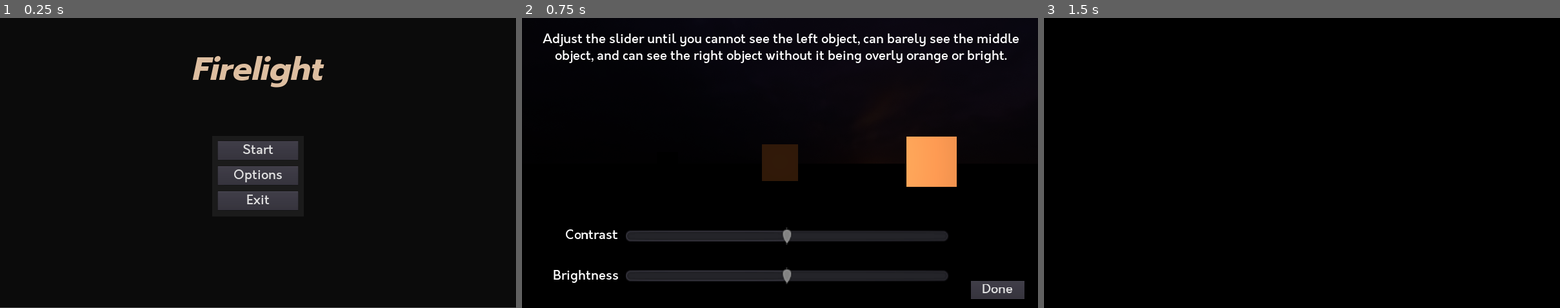
Above: before the commit, frames 1-3 (left to right).
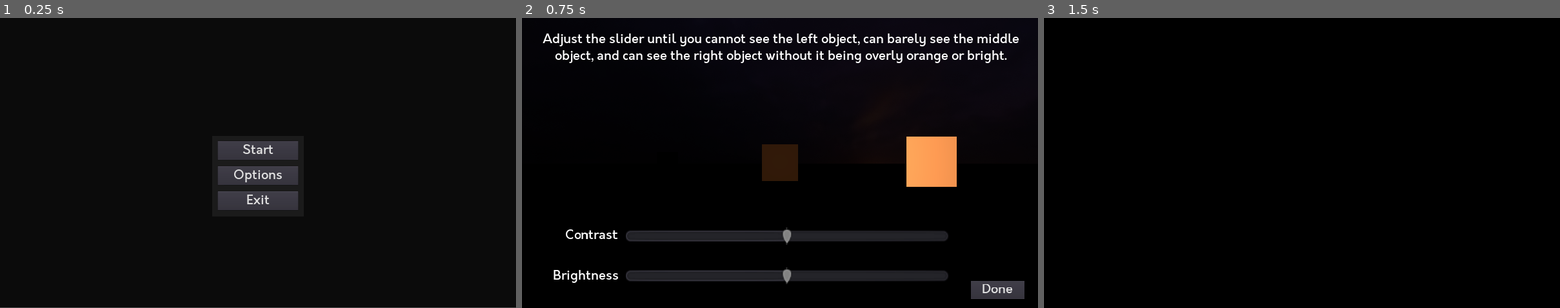
Above: after the commit, the same moments.

Repository: aozero/INTD450-Game
Game: Godot game, scene res://Scenes/Menus/MainMenu.tscn
Two runs of this game, one before a commit and one after it. Both use one fixed random seed, a clock stepped at 60 frames per second and the inputs below. The engine's default icon, where the game draws it, is replaced by a stand-in: a white triangle on a blue panel in a dark square. Sound files missing from this copy of the repository are replaced by a short silence.
Inputs:
- Up to frame 1 (0.25 s): no input
- Up to frame 2 (0.75 s): click "Start" at 0.5 s
- Up to frame 3 (1.5 s): click "Done" at 1.25 s

The runs differ from the first frame. In frame 1, 1.2% of the frame differs, in the area x 37-63%, y 13-24%; in frame 2, nothing differs; in frame 3, nothing differs.

Commit message:
Hide main menu title for now

Diff:
--- a/Scenes/Menus/MainMenu.tscn
+++ b/Scenes/Menus/MainMenu.tscn
@@ -22,7 +22,7 @@
 font_data = ExtResource( 3 )
 _sections_unfolded = [ "Settings" ]
 
-[node name="MainMenu" type="ColorRect" index="0"]
+[node name="MainMenu" type="ColorRect"]
 
 anchor_left = 0.0
 anchor_top = 0.0
@@ -41,6 +41,7 @@
 
 [node name="Label" type="Label" parent="." index="0"]
 
+visible = false
 anchor_left = 0.0
 anchor_top = 0.0
 anchor_right = 1.0
